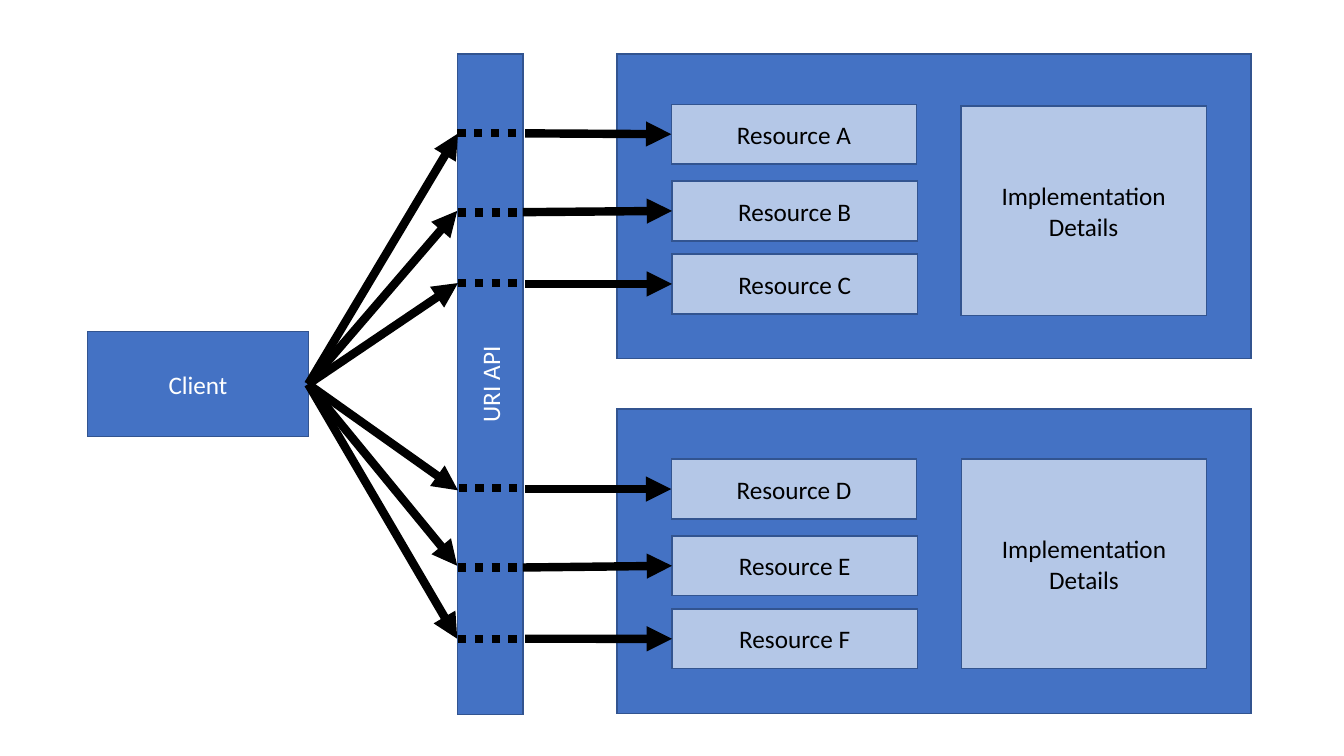
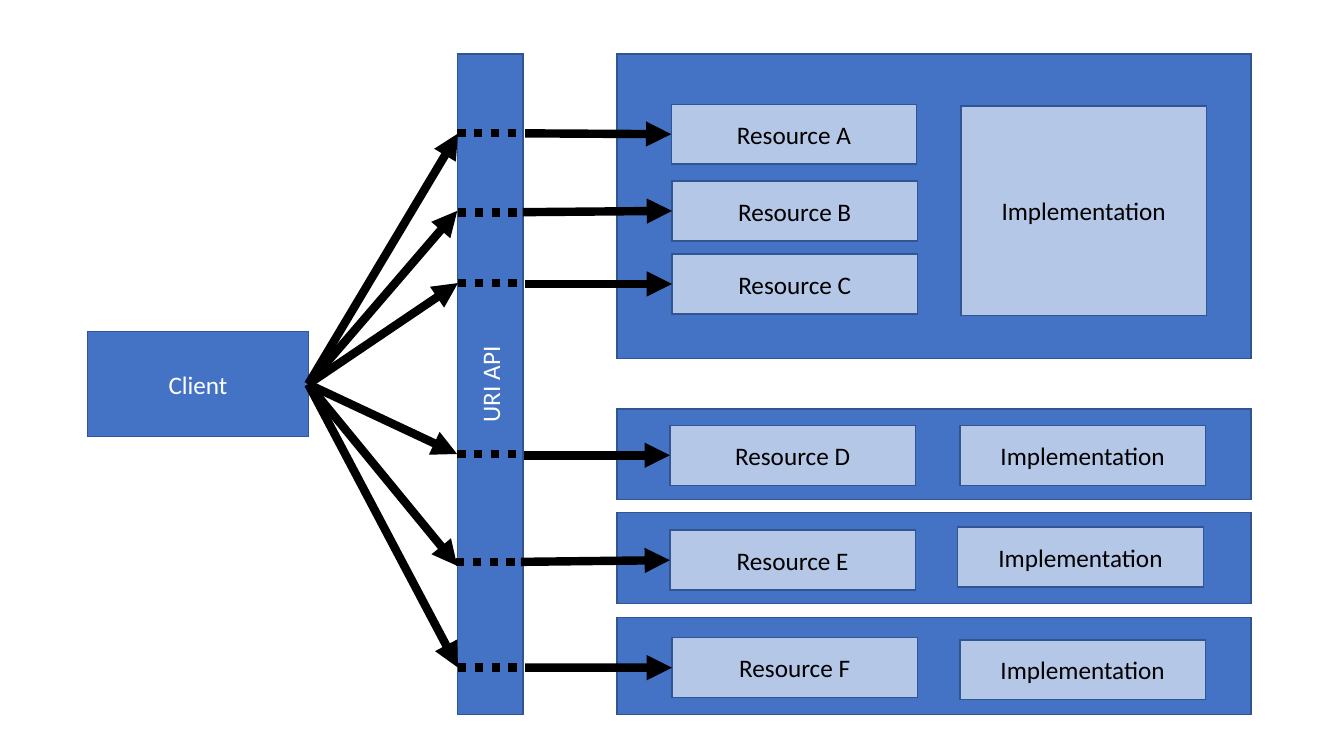
Before and after one commit to dret/lectures, a slide deck: slide 2 of modules/img/api-styles.pptx. Drawn at 1344x756 pixels with LibreOffice and Linux fonts; fonts in the diff are those of the drawing. Boxes give left, top, right and bottom in pixels: in the first picture for what was removed or moved away, otherwise in the second. Text is boxed around its words. In the diff, an @@ line names an element or a change of style, - is before the commit and + after.

```diff
--- a/modules/img/api-styles.pptx
+++ b/modules/img/api-styles.pptx
@@ text in rectangle at bbox=[1049, 218, 1118, 236]: paragraph removed @@
-Details
@@ arrow moved from (309, 384) - (458, 639) to (309, 384) - (458, 667) @@
@@ arrow moved from (309, 384) - (458, 490) to (309, 384) - (458, 454) @@
@@ rectangle: place and size @@
-rectangle at bbox=[617, 409, 1251, 714]
+rectangle at bbox=[617, 409, 1251, 500]
@@ rectangle "Implementation": place and size @@
-rectangle "Implementation" at bbox=[962, 460, 1208, 669]
+rectangle "Implementation" at bbox=[960, 425, 1206, 485]
@@ 1 rectangle, 1 arrow, 1 line: place and size @@
-1 rectangle, 1 arrow, 1 line at bbox=[459, 460, 918, 519]
+1 rectangle, 1 arrow, 1 line at bbox=[458, 425, 917, 485]
@@ rectangle added at bbox=[617, 513, 1251, 604], fill #4472C4, outline #325491 1 pt @@
@@ rectangle "Resource E": place and size @@
-rectangle "Resource E" at bbox=[673, 536, 919, 596]
+rectangle "Resource E" at bbox=[670, 530, 917, 590]
@@ rectangle added at bbox=[958, 527, 1204, 587], fill #B4C7E7, outline #325491 1 pt, 18 pt, text #000000 @@
+Implementation
@@ line moved from (458, 568) - (525, 568) to (456, 562) - (523, 562) @@
@@ arrow moved from (523, 568) - (673, 566) to (521, 562) - (670, 561) @@
@@ text in rectangle at bbox=[1049, 571, 1118, 589]: paragraph removed @@
-Details
@@ rectangle added at bbox=[617, 618, 1251, 715], fill #4472C4, outline #325491 1 pt @@
@@ rectangle added at bbox=[960, 640, 1206, 700], fill #B4C7E7, outline #325491 1 pt, 18 pt, text #000000 @@
+Implementation
@@ 1 rectangle, 1 line, 1 arrow: place and size @@
-1 rectangle, 1 line, 1 arrow at bbox=[458, 609, 919, 668]
+1 rectangle, 1 line, 1 arrow at bbox=[458, 638, 919, 698]
```
Also in this commit, not shown: 2 other slides changed, 10 other files.
